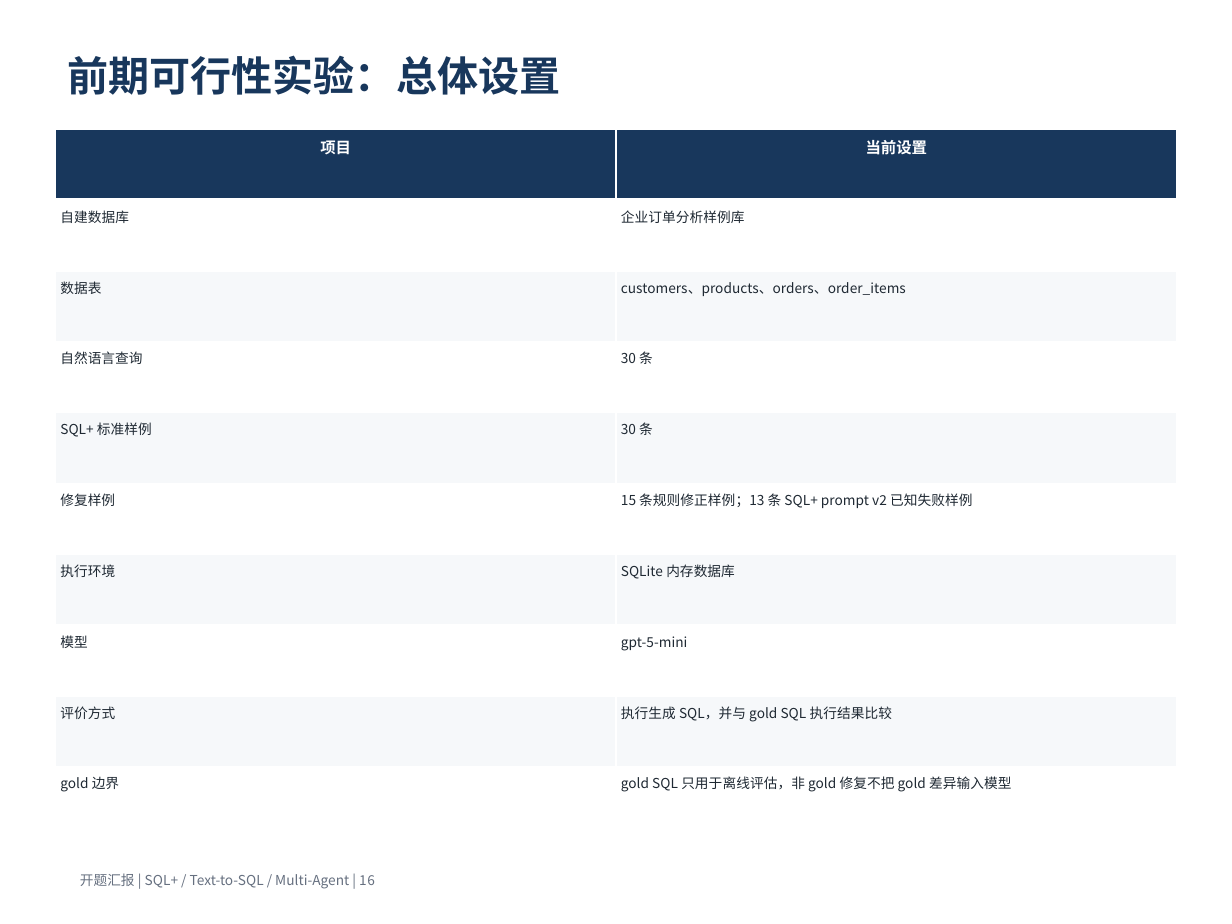
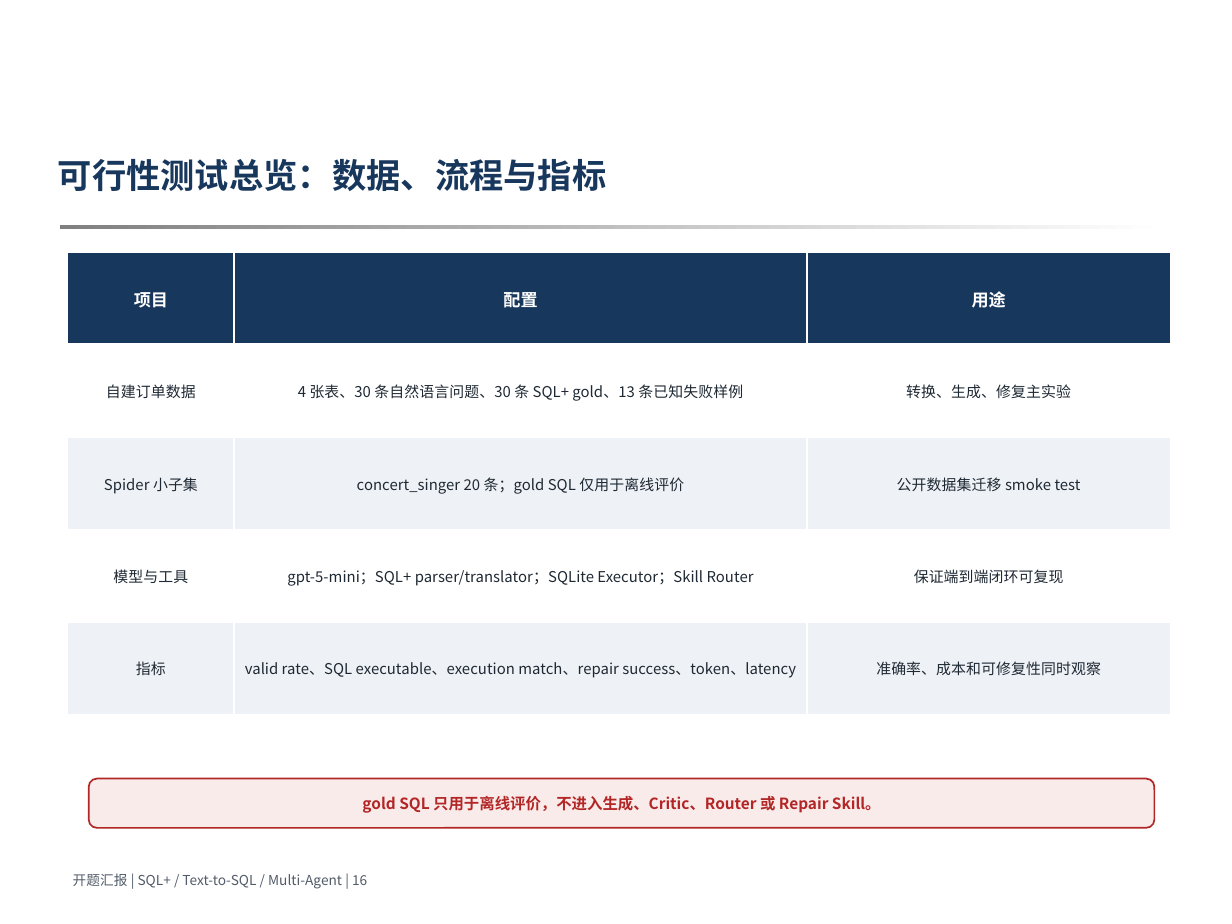
Before and after one commit to 3444374/nl2sql, a slide deck: slide 16 of docs/opening/opening_ppt_template_version_v4.pptx. Drawn at 1232x924 pixels with LibreOffice and Linux fonts; fonts in the diff are those of the drawing; background and template pictures are left out. Boxes give left, top, right and bottom in pixels: in the first picture for what was removed or moved away, otherwise in the second. Text is boxed around its words. In the diff, an @@ line names an element or a change of style, - is before the commit and + after.

```diff
--- a/docs/opening/opening_ppt_template_version_v4.pptx
+++ b/docs/opening/opening_ppt_template_version_v4.pptx
@@ text at [58,159,607,191]: text changed; size 24 to 20 pt @@
-前期可行性实验：总体设置
+可行性测试总览：数据、流程与指标
@@ table at [68,253,1170,715] @@
-项目 | 当前设置
-自建数据库 | 企业订单分析样例库
-数据表 | customers、products、orders、order_items
-自然语言查询 | 30 条
-SQL+ 标准样例 | 30 条
-修复样例 | 15 条规则修正样例；13 条 SQL+ prompt v2 已知失败样例
-执行环境 | SQLite 内存数据库
-模型 | gpt-5-mini
-评价方式 | 执行生成 SQL，并与 gold SQL 执行结果比较
-gold 边界 | gold SQL 只用于离线评估，非 gold 修复不把 gold 差异输入模型
+项目 | 配置 | 用途
+自建订单数据 | 4 张表、30 条自然语言问题、30 条 SQL+ gold、13 条已知失败样例 | 转换、生成、修复主实验
+Spider 小子集 | concert_singer 20 条；gold SQL 仅用于离线评价 | 公开数据集迁移 smoke test
+模型与工具 | gpt-5-mini；SQL+ parser/translator；SQLite Executor；Skill Router | 保证端到端闭环可复现
+指标 | valid rate、SQL executable、execution match、repair success、token、latency | 准确率、成本和可修复性同时观察
@@ table: place and size @@
-table at [55,129,1177,838]
+table at [68,253,1170,715]
@@ rounded rectangle added at [89,779,1154,828], fill #FAEBEB, outline #B22626 1 pt, 9 pt, text #B22626, bold @@
+gold SQL 只用于离线评价，不进入生成、Critic、Router 或 Repair Skill。
@@ text "开题汇报 | SQL+ / Text-to-SQL ..." at [73,873,367,889]: text colour #667080 to #525C69 @@
```
Also in this commit, not shown: 20 other slides changed, 4 slides added, 4 slides removed, 36 other files.
